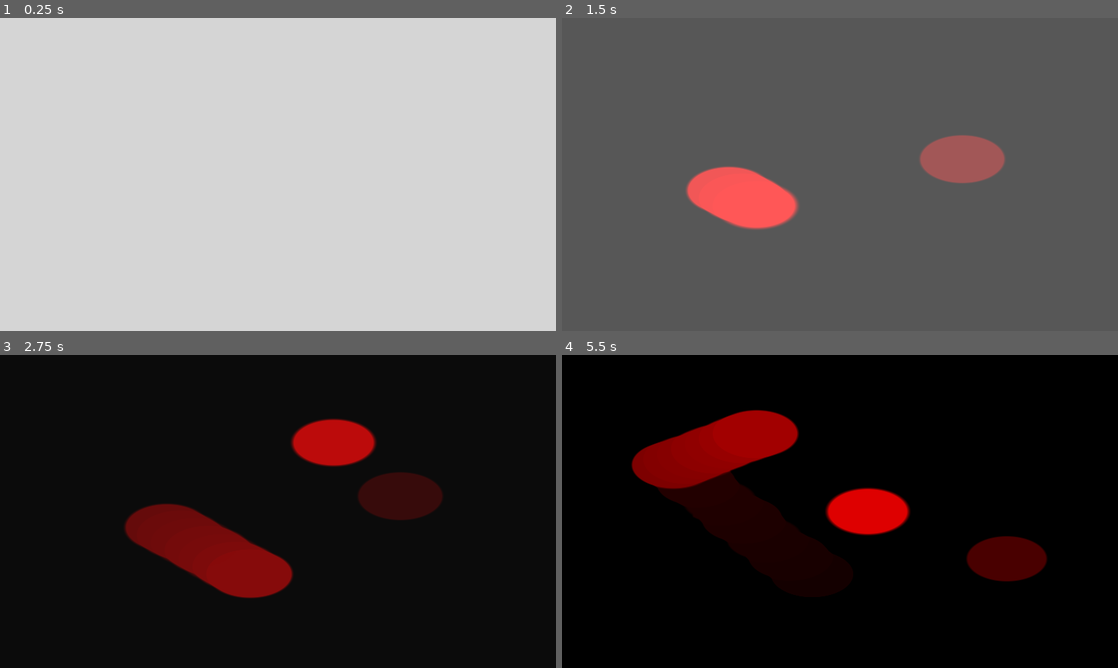
Above: before the commit, frames 1-4 (two rows, left to right).
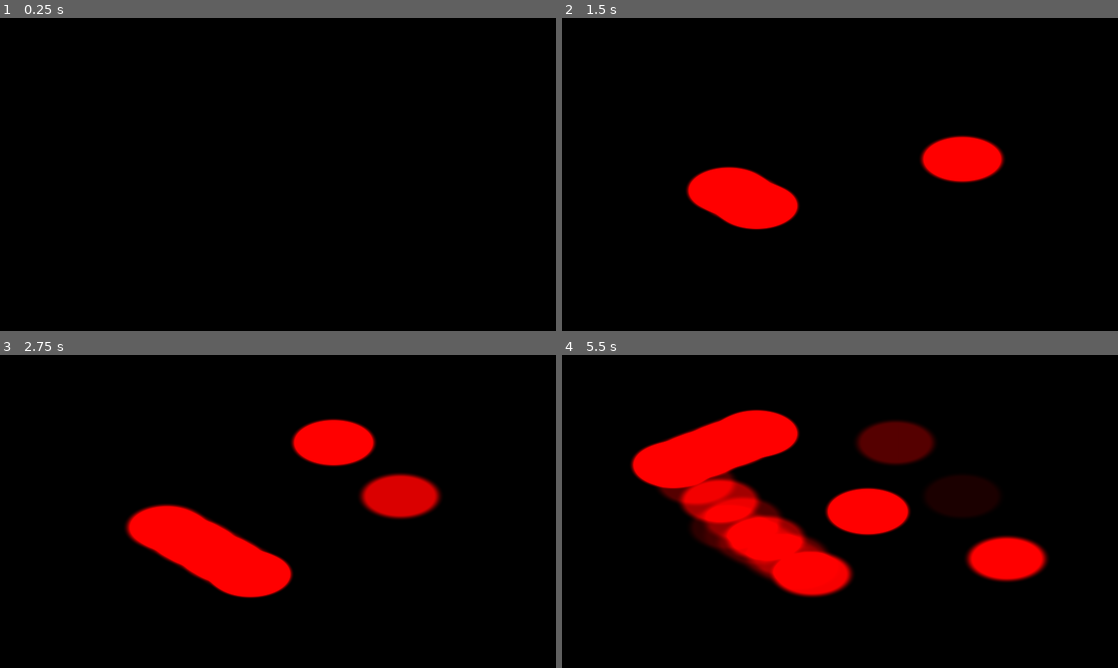
Above: after the commit, the same moments.

Repository: meisei4/bath
Game: Godot game, scene res://godot/Test/ShaderToy/PingPongDirect.tscn
The game is run twice, just before and just after one commit, with the same random seed, the same clock (stepped at 60 frames per second) and the same inputs. The project has no main scene, so this scene is started directly.
Inputs (mouse positions are in pixels of both pictures, inside the frame that each line leads up to):
- Up to frame 1 (0.25 s): no input
- Up to frame 2 (1.5 s): move the mouse to (962, 158) at 0.52 s; hold D (right) 0.53-1.25 s; click (962, 158) at 0.67 s; drag from (728, 190) to (812, 237) at 1.27 s
- Up to frame 3 (2.75 s): move the mouse to (333, 442) at 2.02 s; hold D (right) from 2.03 s (still down); click (333, 442) at 2.17 s
- Up to frame 4 (5.5 s): release D (right) at 2.75 s; drag from (812, 574) to (673, 464) at 2.77 s; move the mouse to (1006, 558) at 3.52 s; hold A (left) 3.53-4.25 s; click (1006, 558) at 3.67 s; drag from (673, 464) to (756, 433) at 4.27 s; move the mouse to (867, 511) at 5.02 s; hold S (down) from 5.03 s (still down); click (867, 511) at 5.17 s

The runs differ from the first frame. In frame 1, 100% of the frame differs, in the area x 0-100%, y 0-100%; in frame 2, 100%; in frame 3, 8.0%; in frame 4, 17%.

Commit message:
Renderdoc rules, and also i know how texture sampling formats work kind of now

Diff:
--- /dev/null
+++ b/Resources/Shaders/buffer_sampling_clamp_test.gdshader
@@ -0,0 +1,7 @@
+shader_type canvas_item;
+
+//void mainImage(out vec4 frag_color, in vec2 frag_coord) {
+void fragment() {
+    //frag_color = vec4(10.0, 10.0, 10.0, 1.0);
+    COLOR = vec4(10.0, 10.0, 10.0, 1.0);
+}
--- /dev/null
+++ b/Resources/Shaders/buffer_sampling_clamp_test_main.gdshader
@@ -0,0 +1,11 @@
+shader_type canvas_item;
+uniform sampler2D iChannel0;
+uniform vec2 iResolution;
+
+//void mainImage(out vec4 frag_color, in vec2 frag_coord) {
+void fragment() {
+    //vec2 uv = frag_coord.xy / iResolution.xy;
+    vec2 uv = FRAGCOORD.xy / iResolution.xy;
+    //frag_color = texture(iChannel0, uv) / 10.0;
+    COLOR = texture(iChannel0, uv) / 10.0;
+}
--- a/Resources/Shaders/simple_feedback_buffer.gdshader
+++ b/Resources/Shaders/simple_feedback_buffer.gdshader
@@ -4,7 +4,7 @@
 uniform sampler2D iChannel0;
 uniform vec3 iMouse;
 uniform vec2 iResolution;
-const float DECAY_FACTOR = 0.985;
+const float DECAY_FACTOR = 0.975;
 
 const float CIRCLE_OUTER_RADIUS = 0.08;
 const float CIRCLE_INNER_RADIUS = 0.06;
@@ -14,10 +14,7 @@
 void fragment() {
     //vec2 UV = frag_coord.xy / iResolution.xy;
     vec4 previous_frames_fragment_color = texture(iChannel0, UV);
-    //in godot Limited texture precision (8/16-bit) and purely additive blending can prevent very small values from decaying to zero causing a persistent color burn.
-    //Thus we combine multiplicative decay with a subtractive clamp to force near-zero values to black.
-    vec4 decayed_previous_frames_fragment_color = previous_frames_fragment_color * DECAY_FACTOR - vec4(0.005);
-    decayed_previous_frames_fragment_color = max(decayed_previous_frames_fragment_color, vec4(0.0)); // Clamp to 0
+    vec4 decayed_previous_frames_fragment_color = previous_frames_fragment_color * DECAY_FACTOR;
     vec2 mouse_uv = iMouse.xy / iResolution.xy;
     if (iMouse.z > 0.0){
         float current_fragments_distance_from_moving_circle = distance(UV, mouse_uv);
--- a/godot/Test/ShaderToy/BigWater.gd
+++ /dev/null
@@ -1,92 +0,0 @@
-extends Node2D
-class_name BigWater
-
-var background_image: Texture = load("res://Assets/Textures/rocks.jpg")
-var caustic_shader: Shader = load("res://Resources/Shaders/water.gdshader")
-var caustic_material: ShaderMaterial
-var ripple_shader: Shader = load("res://Resources/Shaders/finite_approx_ripple.gdshader")
-var ripple_material: ShaderMaterial
-
-var iTime: float = 0.0
-var iMouse: Vector3 = Vector3(0.0, 0.0, 0.0)
-
-var RippleBufferA: SubViewport
-var RippleBufferA_Image: ColorRect
-var RippleBufferB: SubViewport
-var RippleBufferB_Image: TextureRect
-var RippleMainImage: TextureRect
-
-var WaterBufferA: SubViewport
-var WaterBufferA_Image: ColorRect
-var WaterMainImage: TextureRect  # final output
-
-func _ready() -> void:
-    var main_viewport_size: Vector2 = get_viewport_rect().size  # THIS WILL ALWAYS BE THE WINDOW I THINK
-    RippleBufferA = SubViewport.new()
-    RippleBufferA.disable_3d = true
-    RippleBufferA.render_target_clear_mode = SubViewport.CLEAR_MODE_ONCE
-    RippleBufferA.render_target_update_mode = SubViewport.UPDATE_ALWAYS
-    RippleBufferA.size = main_viewport_size
-
-    RippleBufferA_Image = ColorRect.new()
-    #RippleBufferA_Image.set_anchors_preset(ColorRect.PRESET_FULL_RECT)
-    RippleBufferA_Image.size = main_viewport_size
-    ripple_material = ShaderMaterial.new()
-    ripple_material.shader = self.ripple_shader
-    RippleBufferA_Image.material = self.ripple_material
-
-    RippleBufferB = SubViewport.new()
-    RippleBufferB.disable_3d = true
-    RippleBufferB.render_target_clear_mode = SubViewport.CLEAR_MODE_ONCE
-    RippleBufferB.render_target_update_mode = SubViewport.UPDATE_ALWAYS
-    RippleBufferB.size = main_viewport_size
-
-    RippleBufferB_Image = TextureRect.new()
-    RippleBufferB_Image.size = main_viewport_size
-    RippleBufferB_Image.texture = RippleBufferA.get_texture()
-
-    RippleMainImage = TextureRect.new()
-    RippleMainImage.size = main_viewport_size
-    RippleMainImage.texture = RippleBufferB.get_texture()
-
-    RippleBufferA.add_child(RippleBufferA_Image)
-    RippleBufferB.add_child(RippleBufferB_Image)
-    add_child(RippleBufferA)
-    add_child(RippleBufferB)
-    add_child(RippleMainImage)
-
-    ripple_material.set_shader_parameter("iResolution", main_viewport_size)
-    ripple_material.set_shader_parameter("iChannel0", RippleMainImage.get_texture())
-
-    WaterBufferA = SubViewport.new()
-    WaterBufferA.disable_3d = true
-    WaterBufferA.render_target_clear_mode = SubViewport.CLEAR_MODE_ONCE
-    WaterBufferA.render_target_update_mode = SubViewport.UPDATE_ALWAYS
-    WaterBufferA.size = main_viewport_size
-
-    WaterBufferA_Image = ColorRect.new()
-    WaterBufferA_Image.size = main_viewport_size
-    caustic_material = ShaderMaterial.new()
-    caustic_material.shader = self.caustic_shader
-    WaterBufferA_Image.material = self.caustic_material
-
-    WaterMainImage = TextureRect.new()
-    WaterMainImage.size = main_viewport_size
-    WaterMainImage.texture = WaterBufferA.get_texture()
-
-    WaterBufferA.add_child(WaterBufferA_Image)
-    add_child(WaterBufferA)
-    add_child(WaterMainImage)
-
-    caustic_material.set_shader_parameter("iChannel3", RippleMainImage.get_texture())
-    caustic_material.set_shader_parameter("iChannel1", background_image)
-
-func _process(delta: float) -> void:
-    iTime += delta
-    var mouse_coords: Vector2 = get_viewport().get_mouse_position()
-    var mouse_z: int = 1.0 if Input.is_mouse_button_pressed(MOUSE_BUTTON_LEFT) else 0.0
-    iMouse = Vector3(mouse_coords.x, mouse_coords.y, mouse_z)
-    #print("Mouse Position: ", mouse_coords, " | Mouse Z (pressed): ", mouse_z)
-    ripple_material.set_shader_parameter("iTime", iTime)
-    ripple_material.set_shader_parameter("iMouse", iMouse)
-    #ripple_material.set_shader_parameter("iChannel0", RippleMainImage.get_texture())
--- a/godot/Test/ShaderToy/BigWater.tscn
+++ /dev/null
@@ -1,7 +0,0 @@
-[gd_scene load_steps=2 format=3 uid="uid://8lbhr4c7nvle"]
-
-[ext_resource type="Script" uid="uid://byschuvkoqx7i" path="res://godot/Test/ShaderToy/BigWater.gd" id="1_iakoq"]
-
-[node name="BigWater" type="Node2D"]
-script = ExtResource("1_iakoq")
-metadata/_custom_type_script = "uid://byschuvkoqx7i"
--- a/godot/Test/ShaderToy/PingPongDirect.gd
+++ b/godot/Test/ShaderToy/PingPongDirect.gd
@@ -33,7 +33,6 @@
     ShaderNode.material = FeedbackShaderMaterial
 
     ActiveBuffer.add_child(ShaderNode)
-    await RenderingServer.frame_post_draw
     FinalImage.texture = ActiveBuffer.get_texture()
     FeedbackShaderMaterial.set_shader_parameter("iResolution", main_viewport_size)
     FeedbackShaderMaterial.set_shader_parameter("iChannel0", FinalImage.get_texture())
@@ -42,6 +41,8 @@
     var subviewport: SubViewport = SubViewport.new()
     subviewport.size = size
     subviewport.disable_3d = true
+    subviewport.use_hdr_2d = true #TODO: THIS IS HUGE!
+    RenderingServer.set_default_clear_color(Color(0.0, 0.0, 0.0, 1.0))
     subviewport.render_target_clear_mode = SubViewport.CLEAR_MODE_ONCE
     subviewport.render_target_update_mode = SubViewport.UPDATE_ALWAYS
     return subviewport
--- a/godot/Test/ShaderToy/ShaderToy.gd
+++ b/godot/Test/ShaderToy/ShaderToy.gd
@@ -3,10 +3,12 @@
 
 var WaterShaderNode: ColorRect
 var WaterShader: Shader = load("res://Resources/Shaders/water.gdshader")
+#var WaterShader: Shader = load("res://Resources/Shaders/buffer_sampling_clamp_test_main.gdshader")
 var WaterShaderMaterial: ShaderMaterial
 
 var RippleShaderNode: ColorRect
 var RippleShader: Shader = load("res://Resources/Shaders/finite_approx_ripple.gdshader")
+#var RippleShader: Shader = load("res://Resources/Shaders/buffer_sampling_clamp_test.gdshader")
 var RippleShaderMaterial: ShaderMaterial
 
 var BackgroundTexture: Texture = load("res://Assets/Textures/rocks.jpg")
@@ -65,8 +67,8 @@
 
     FinalImage.texture = BufferC.get_texture()
     WaterShaderMaterial.set_shader_parameter("iResolution", main_viewport_size)
-    #WaterShaderMaterial.set_shader_parameter("iChannel0", RippleImage.get_texture()) #TODO: this still doesnt do anything
-    WaterShaderMaterial.set_shader_parameter("iChannel0", CausticsTexture) #TODO: shadertoy does wrapping = repeat not clamp see
+    WaterShaderMaterial.set_shader_parameter("iChannel0", RippleImage.get_texture())
+    #WaterShaderMaterial.set_shader_parameter("iChannel0", CausticsTexture) #TODO: shadertoy does wrapping = repeat not clamp see
     WaterShaderMaterial.set_shader_parameter("iChannel1", BackgroundTexture)
 
 
@@ -74,13 +76,16 @@
     var subviewport: SubViewport = SubViewport.new()
     subviewport.size = size
     subviewport.disable_3d = true
+    #TODO: this was the fix! it allows for the texture format for the subviewport sampling to go from R10G10B10A2_UNORM (10 bit precision unsigned normalized) to 16 bit FLOATS!
+    subviewport.use_hdr_2d = true
+    RenderingServer.set_default_clear_color(Color(0.0, 0.0, 0.0, 0.0))
+    subviewport.transparent_bg
     subviewport.render_target_clear_mode = SubViewport.CLEAR_MODE_ONCE
     subviewport.render_target_update_mode = SubViewport.UPDATE_ALWAYS
     return subviewport
 
 var mouse_pressed: bool = false
 var drag_start: Vector2 = Vector2()
-
 
 func _process(_delta: float) -> void:
     var current_pos: Vector2 = get_viewport().get_mouse_position()
--- a/godot/Test/WaterShaderTest.gd
+++ /dev/null
@@ -1,39 +0,0 @@
-extends Node2D
-class_name WaterShaderTest
-
-var shader_material: ShaderMaterial
-var feedback_buffer: FeedbackBuffer
-var time_accum: float = 0.0
-const RESOLUTION = Vector2(512, 768)
-
-
-func _ready() -> void:
-    feedback_buffer = FeedbackBuffer.new()
-    add_child(feedback_buffer)
-    await get_tree().process_frame
-    var shader = load("res://Resources/Shaders/water.gdshader")
-    shader_material = ShaderMaterial.new()
-    shader_material.shader = shader
-    shader_material.set_shader_parameter(
-        "iChannel0", load("res://Assets/Textures/gray_noise_small.png")
-    )
-    shader_material.set_shader_parameter("iChannel1", load("res://Assets/Textures/rocks.jpg"))
-    shader_material.set_shader_parameter("iChannel2", load("res://Assets/Textures/pebbles.png"))
-    shader_material.set_shader_parameter("iResolution", RESOLUTION)
-    var rect = ColorRect.new()
-    rect.material = shader_material
-    rect.color = Color.WHITE
-    rect.size = RESOLUTION
-    add_child(rect)
-
-
-func _process(delta: float) -> void:
-    time_accum += delta
-    var global_mouse: Vector2 = get_viewport().get_mouse_position()
-    var mouse_pressed: float = 1.0 if Input.is_mouse_button_pressed(MOUSE_BUTTON_LEFT) else 0.0
-    var i_mouse: Vector3 = Vector3(global_mouse.x, global_mouse.y, mouse_pressed)
-    shader_material.set_shader_parameter("iTime", time_accum)
-    shader_material.set_shader_parameter("iMouse", i_mouse)
-    shader_material.set_shader_parameter("iChannel3", feedback_buffer.get_output_texture())
-    feedback_buffer.set_uniforms(time_accum, i_mouse, RESOLUTION)
-    feedback_buffer.update_buffer()
--- a/godot/Test/WaterShaderTest.tscn
+++ b/godot/Test/WaterShaderTest.tscn
@@ -1,7 +1,46 @@
-[gd_scene load_steps=2 format=3 uid="uid://qpvgtwq5eu8x"]
+[gd_scene load_steps=2 format=3 uid="uid://dowa8282tulwc"]
 
-[ext_resource type="Script" uid="uid://ixcekp0shmym" path="res://godot/Test/WaterShaderTest.gd" id="1_kpqnj"]
+[sub_resource type="GDScript" id="GDScript_afvl4"]
+script/source = "extends Node2D
+class_name WaterShaderTest
+
+var shader_material: ShaderMaterial
+var feedback_buffer: FeedbackBuffer
+var time_accum: float = 0.0
+const RESOLUTION = Vector2(512, 768)
+
+
+func _ready() -> void:
+    feedback_buffer = FeedbackBuffer.new()
+    add_child(feedback_buffer)
+    await get_tree().process_frame
+    var shader = load(\"res://Resources/Shaders/water.gdshader\")
+    shader_material = ShaderMaterial.new()
+    shader_material.shader = shader
+    shader_material.set_shader_parameter(
+        \"iChannel0\", load(\"res://Assets/Textures/gray_noise_small.png\")
+    )
+    shader_material.set_shader_parameter(\"iChannel1\", load(\"res://Assets/Textures/rocks.jpg\"))
+    shader_material.set_shader_parameter(\"iChannel2\", load(\"res://Assets/Textures/pebbles.png\"))
+    shader_material.set_shader_parameter(\"iResolution\", RESOLUTION)
+    var rect = ColorRect.new()
+    rect.material = shader_material
+    rect.color = Color.WHITE
+    rect.size = RESOLUTION
+    add_child(rect)
+
+
+func _process(delta: float) -> void:
+    time_accum += delta
+    var global_mouse: Vector2 = get_viewport().get_mouse_position()
+    var mouse_pressed: float = 1.0 if Input.is_mouse_button_pressed(MOUSE_BUTTON_LEFT) else 0.0
+    var i_mouse: Vector3 = Vector3(global_mouse.x, global_mouse.y, mouse_pressed)
+    shader_material.set_shader_parameter(\"iTime\", time_accum)
+    shader_material.set_shader_parameter(\"iMouse\", i_mouse)
+    shader_material.set_shader_parameter(\"iChannel3\", feedback_buffer.get_output_texture())
+    feedback_buffer.set_uniforms(time_accum, i_mouse, RESOLUTION)
+    feedback_buffer.update_buffer()
+"
 
 [node name="WaterShaderTest" type="Node2D"]
-script = ExtResource("1_kpqnj")
-metadata/_custom_type_script = "uid://ixcekp0shmym"
+script = SubResource("GDScript_afvl4")
Not shown, changed: Resources/Shaders/constants.gdshaderinc
